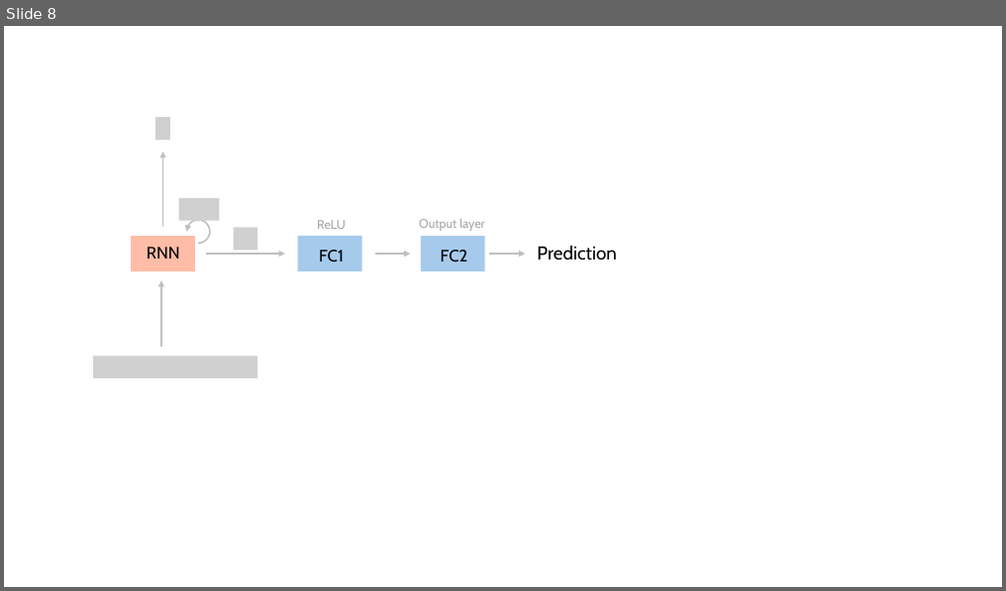
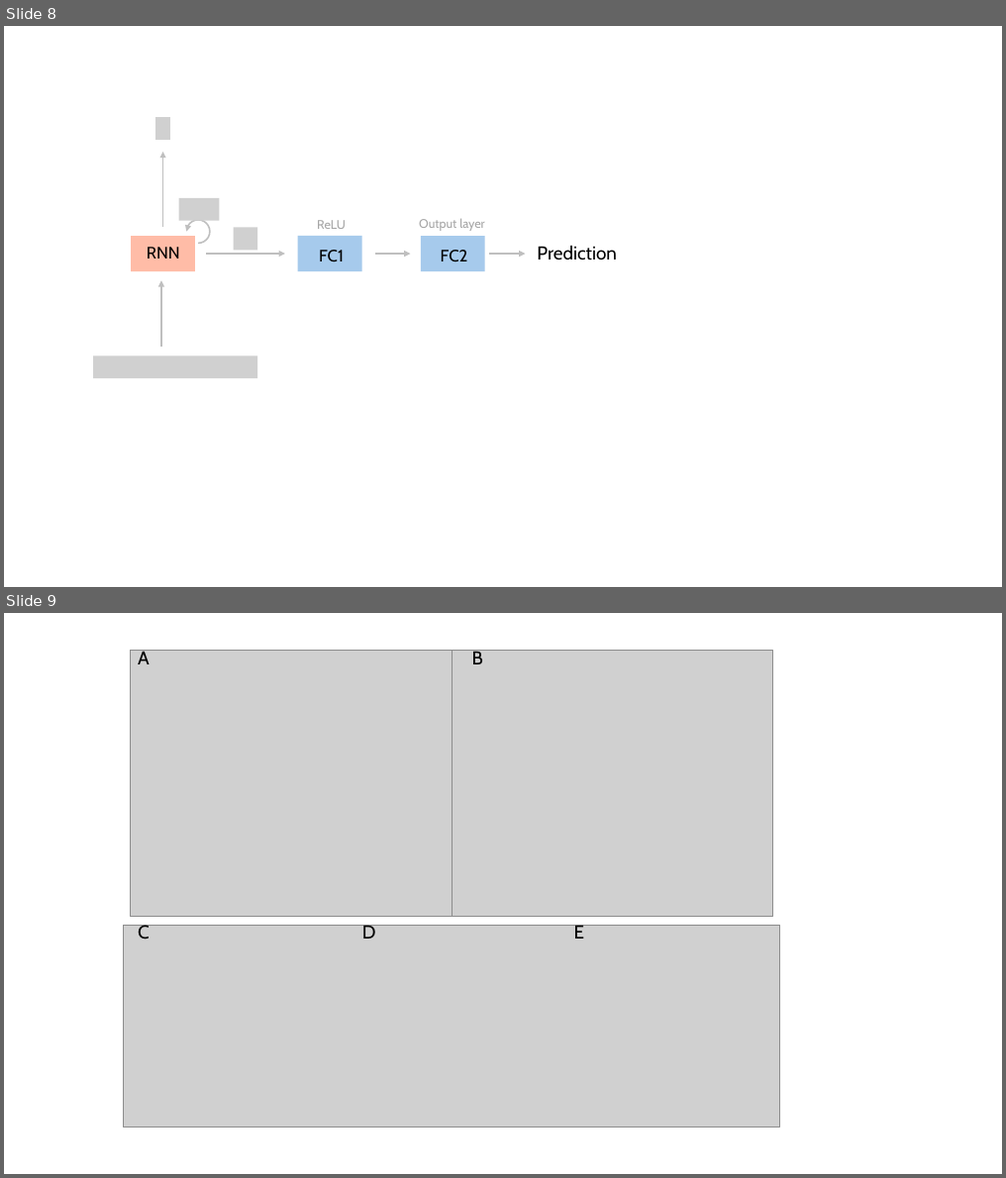
Before and after one commit to althealuo/Horizon, a slide deck: architecture diagrams/diagrams.pptx. Shown one above the other, each under a label of ours: slide 8 before the commit, slides 8 and 9 after it. The pictures are 1006x591 and 1006x1178 pixels, drawn with LibreOffice and Linux fonts; fonts in the diff are those of the drawing; grey boxes stand for pictures. Boxes give left, top, right and bottom in pixels: in the first picture for what was removed or moved away, otherwise in the second. Text is boxed around its words. In the diff, an @@ line names an element or a change of style, - is before the commit and + after.

```diff
--- a/architecture diagrams/diagrams.pptx
+++ b/architecture diagrams/diagrams.pptx
@@ slide 9 added at bbox=[4, 613, 1002, 1174], background #FFFFFF @@
@@ group added at bbox=[124, 649, 780, 1128]: 5 texts, 3 pictures @@
+A
+B
+C
+D
+E
```
Also in this commit, not shown: 28 other files.
